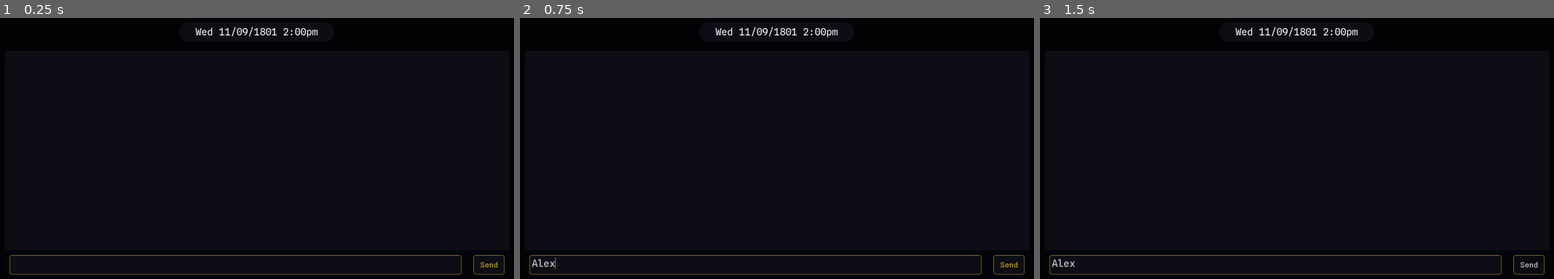
Above: before the commit, frames 1-3 (left to right).
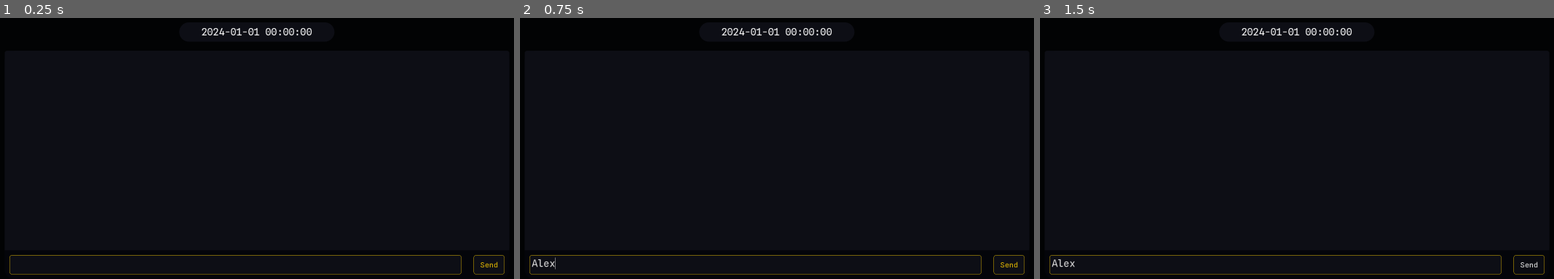
Above: after the commit, the same moments.

Repository: Adan-Garcia/UnamedChronicle
Game: Godot game, scene res://src/ui/chat.tscn
Two runs of this game, one before a commit and one after it. Both use one fixed random seed, a clock stepped at 60 frames per second and the inputs below. This scene is started directly instead of the project's main scene.
Inputs (mouse positions are in pixels of both pictures, inside the frame that each line leads up to):
- Up to frame 1 (0.25 s): no input
- Up to frame 2 (0.75 s): click (756, 265) at 0.52 s; type "Alex" at 0.6 s
- Up to frame 3 (1.5 s): click "Send" at 1.25 s

The runs differ from the first frame. In frame 1, 0.4% of the frame differs, in the area x 37-62%, y 3-8%; in frame 2, 0.4%; in frame 3, 0.4%.

Commit message:
May 15, 2025, 12:56 PM

Diff:
--- a/src/ui/scripts/chat.gd
+++ b/src/ui/scripts/chat.gd
@@ -2,9 +2,20 @@
 
 @onready var label: Label = $MarginContainer/VBoxContainer/Panel3/Label
 
+# Unix timestamp of your “base date” Y.
+# e.g. if Y is 2025-01-01 00:00 UTC then:
+const ORIGIN_UNIX := 1704067200
 
-#a tick is x seconds from the date y i want to set the labels text int the format day of week mm/dd/yyy h:mm am/pm
+
 func _physics_process(_delta):
-	var tick: int = Global.Worldstate.CurrentWorldState.current_time
+	# 1) get your raw tick
+	var tick_seconds = Global.Worldstate.CurrentWorldState.current_time
 
-	print(tick)
+	# 2) turn it into an actual Unix timestamp
+	var ts = ORIGIN_UNIX + tick_seconds
+
+	# 3) build a DateTime in local time
+	var dt = Time.get_datetime_string_from_unix_time(ts, true)
+
+	#
+	label.text = dt.format("%A %m/%d/%Y %I:%M %p")
